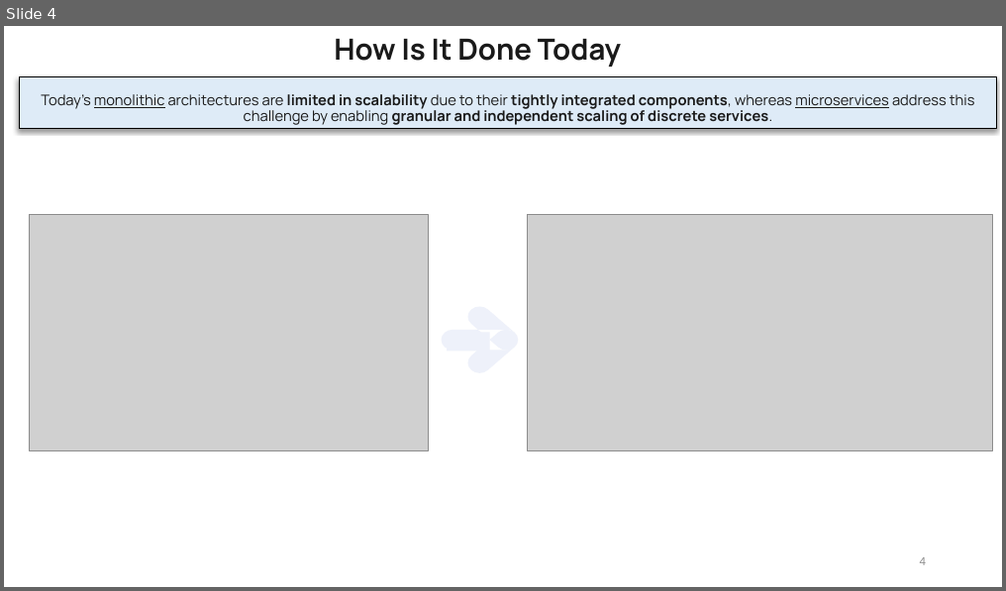
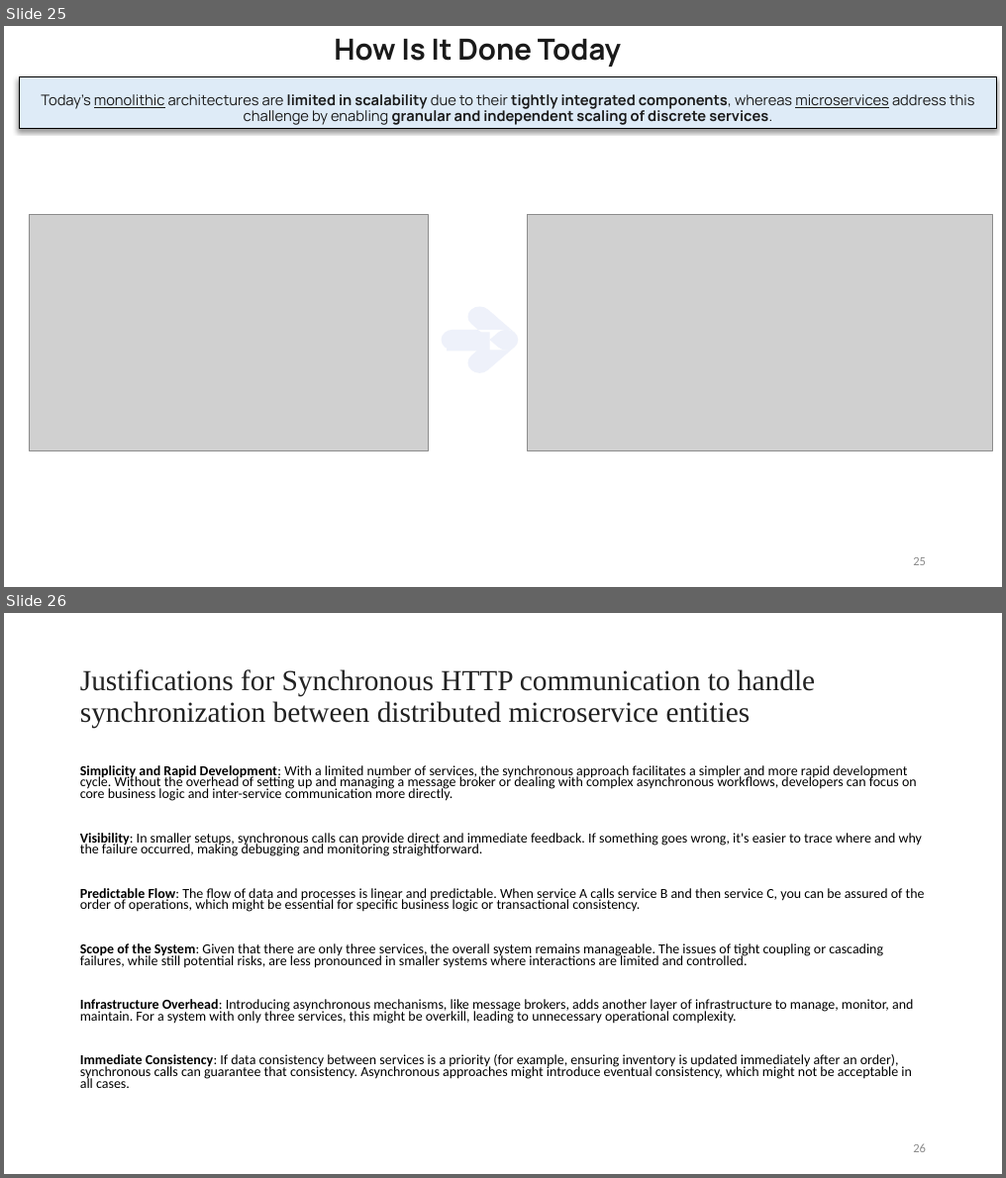
Before and after one commit to ADA-GWU/guidedresearchproject-tmehtiyev2019, a slide deck: presentations/Final Presentation-Tural Mehtiyev.pptx. Shown one above the other, each under a label of ours: slide 4 before the commit, slides 25 and 26 after it. The pictures are 1006x591 and 1006x1178 pixels, drawn with LibreOffice and Linux fonts; fonts in the diff are those of the drawing; grey boxes stand for pictures. Boxes give left, top, right and bottom in pixels: in the first picture for what was removed or moved away, otherwise in the second. Text is boxed around its words. In the diff, an @@ line names an element or a change of style, - is before the commit and + after.

```diff
--- a/presentations/Final Presentation-Tural Mehtiyev.pptx
+++ b/presentations/Final Presentation-Tural Mehtiyev.pptx
@@ slide 26 added at [4,613,1002,1174], background #FFFFFF @@
@@ title added at [80,669,815,728], 28 pt, text #222222 @@
+Justifications for Synchronous HTTP communication to handle synchronization between distributed microservice entities
@@ text added at [80,765,925,1088], 13.3 pt, text #000000 @@
+Simplicity and Rapid Development: With a limited number of services, the synchronous approach facilitates a simpler and more rapid development cycle. Without the overhead of setting up and managing a message broker or dealing with complex asynchronous workflows, developers can focus on core business logic and inter-service communication more directly.
+Visibility: In smaller setups, synchronous calls can provide direct and immediate feedback. If something goes wrong, it's easier to trace where and why the failure occurred, making debugging and monitoring straightforward.
+Predictable Flow: The flow of data and processes is linear and predictable. When service A calls service B and then service C, you can be assured of the order of operations, which might be essential for specific business logic or transactional consistency.
+Scope of the System: Given that there are only three services, the overall system remains manageable. The issues of tight coupling or cascading failures, while still potential risks, are less pronounced in smaller systems where interactions are limited and controlled.
+Infrastructure Overhead: Introducing asynchronous mechanisms, like message brokers, adds another layer of infrastructure to manage, monitor, and maintain. For a system with only three services, this might be overkill, leading to unnecessary operational complexity.
+Immediate Consistency: If data consistency between services is a priority (for example, ensuring inventory is updated immediately after an order), synchronous calls can guarantee that consistency. Asynchronous approaches might introduce eventual consistency, which might not be acceptable in all cases.
@@ page number added at [913,1144,926,1153], 12 pt, text #8C8C8C @@
+26
@@ what was slide 4 is now slide 25 @@
@@ page number at [913,558,926,566]: text changed @@
-4
+25
```
Also in this commit, not shown: 9 slides changed, 9 other slides added, 5 slides removed, 50 other files.
